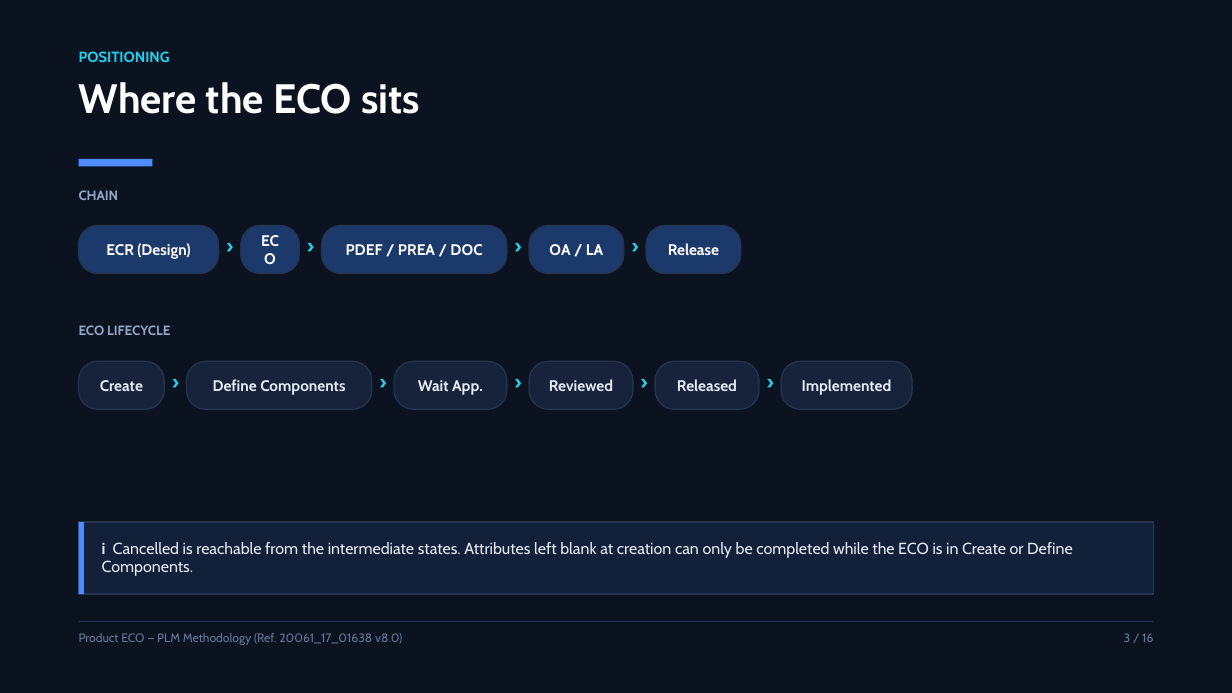
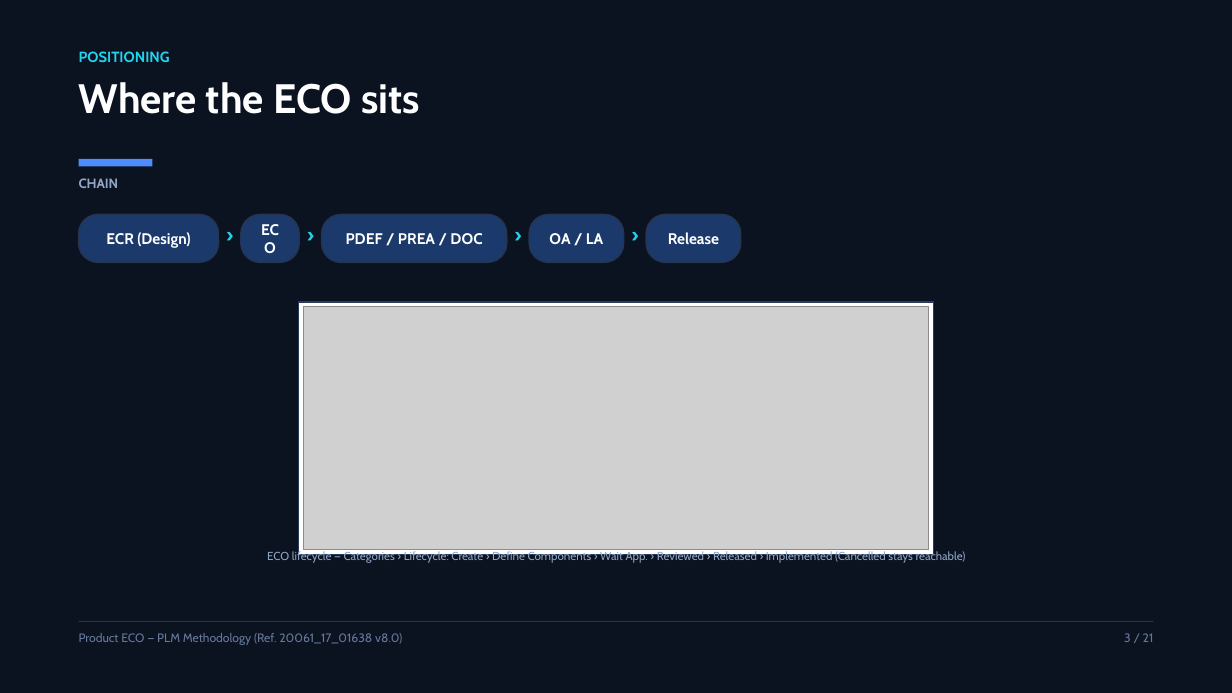
Before and after one commit to OUBELLA22/PLM, a slide deck: slide 3 of eco-presentation/ECO_Product_Presentation.pptx. Drawn at 1232x693 pixels with LibreOffice and Linux fonts; fonts in the diff are those of the drawing; grey boxes stand for pictures. Boxes give left, top, right and bottom in pixels: in the first picture for what was removed or moved away, otherwise in the second. Text is boxed around its words. In the diff, an @@ line names an element or a change of style, - is before the commit and + after.

Commit message:
Add screenshots from the source PDF to the ECO deck (21 slides)
- extract_pdf_images.py: pull image XObjects out of the PDF (stdlib only)
- pngtool.py: crop the tall creation form into two readable halves
- 11 curated screenshots wired into new shot / shots / image-panel layouts
- renderers embed pictures in both HTML (data URI) and PPTX (media parts)
- verify_pptx.py also checks picture refs, aspect ratios and text collisions

```diff
--- a/eco-presentation/ECO_Product_Presentation.pptx
+++ b/eco-presentation/ECO_Product_Presentation.pptx
@@ 5 texts, 5 rounded rectangles: place and size @@
-5 texts, 5 rounded rectangles at [79, 190, 741, 281]
+5 texts, 5 rounded rectangles at [79, 178, 741, 270]
@@ text removed at [79, 325, 170, 335] @@
-ECO LIFECYCLE
@@ rectangle added at [299, 302, 933, 555], fill #FFFFFF, outline #2B3D5C 1 pt @@
@@ picture added at [303, 307, 929, 550] @@
@@ rounded rectangle removed at [79, 361, 165, 409] @@
-Create
@@ text removed at [165, 369, 187, 417] @@
-›
@@ rounded rectangle removed at [187, 361, 372, 409] @@
-Define Components
@@ text removed at [372, 369, 394, 417] @@
-›
@@ rounded rectangle removed at [394, 361, 506, 409] @@
-Wait App.
@@ text removed at [507, 369, 530, 417] @@
-›
@@ rounded rectangle removed at [530, 361, 633, 409] @@
-Reviewed
@@ text removed at [633, 369, 655, 417] @@
-›
@@ rounded rectangle removed at [655, 361, 759, 409] @@
-Released
@@ text removed at [759, 369, 781, 417] @@
-›
@@ rounded rectangle removed at [781, 361, 912, 409] @@
-Implemented
@@ rectangle removed at [79, 522, 1153, 594] @@
-i Cancelled is reachable from the intermediate states. Attributes left blank at creation can only be completed while the ECO is in Create or Define Components.
@@ rectangle removed at [79, 522, 84, 594] @@
@@ text added at [292, 550, 966, 563], 9 pt, text #8FA5C4 @@
+ECO lifecycle — Categories › Lifecycle: Create › Define Components › Wait App. › Reviewed › Released › Implemented (Cancelled stays reachable)
@@ text at [1124, 633, 1154, 642]: text changed @@
-3 / 16
+3 / 21
```
Also in this commit, not shown: 13 other slides changed, 6 slides added, 1 slide removed, 42 other files.
